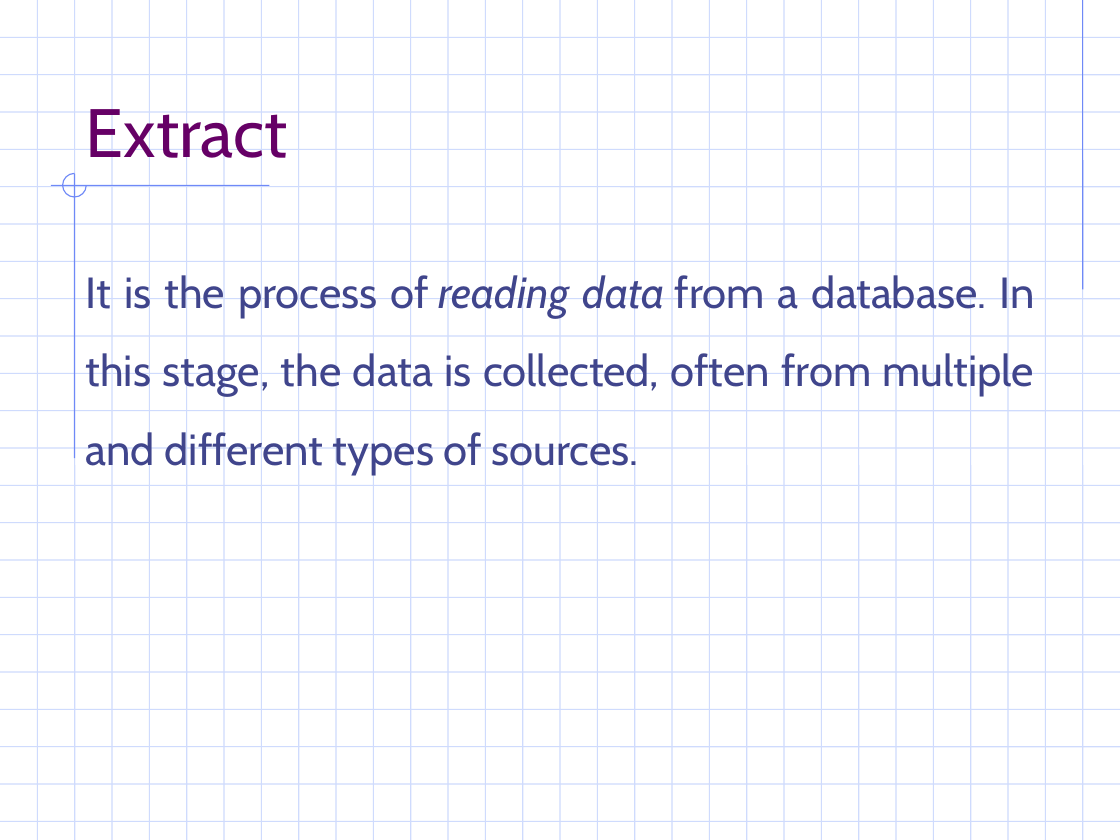
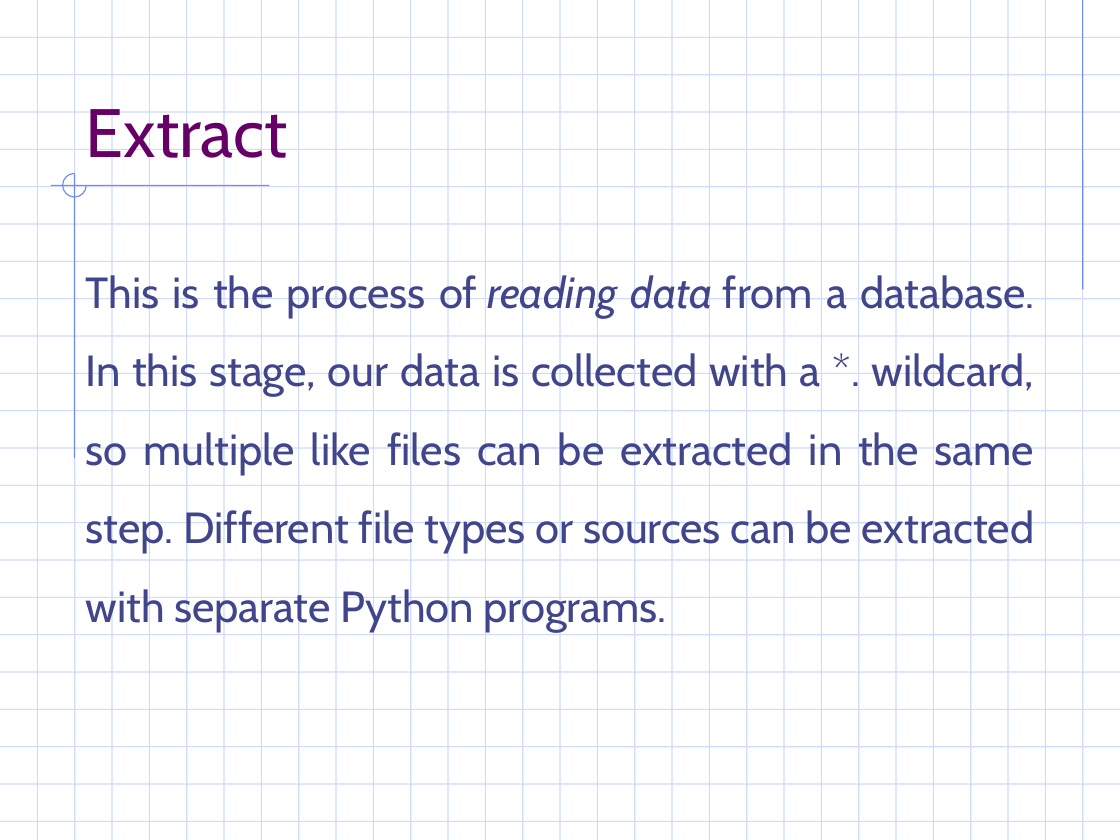
Before and after one commit to vabigdatamover/dream-team, a slide deck: slide 3 of Project_Two/ETL_project.ppt. Drawn at 1120x840 pixels with LibreOffice and Linux fonts; fonts in the diff are those of the drawing; background and template pictures are left out. Boxes give left, top, right and bottom in pixels: in the first picture for what was removed or moved away, otherwise in the second. Text is boxed around its words. In the diff, an @@ line names an element or a change of style, - is before the commit and + after.

```diff
--- a/Project_Two/ETL_project.ppt
+++ b/Project_Two/ETL_project.ppt
@@ text at (x1=86, y1=271, x2=1035, y2=632): text changed @@
-It is the process of reading data from a database. In this stage, the data is collected, often from multiple and different types of sources.
+This is the process of reading data from a database. In this stage, our data is collected with a *. wildcard, so multiple like files can be extracted in the same step. Different file types or sources can be extracted with separate Python programs.
```
Also in this commit, not shown: 5 other slides changed, 1 slide added, 2 other files.
